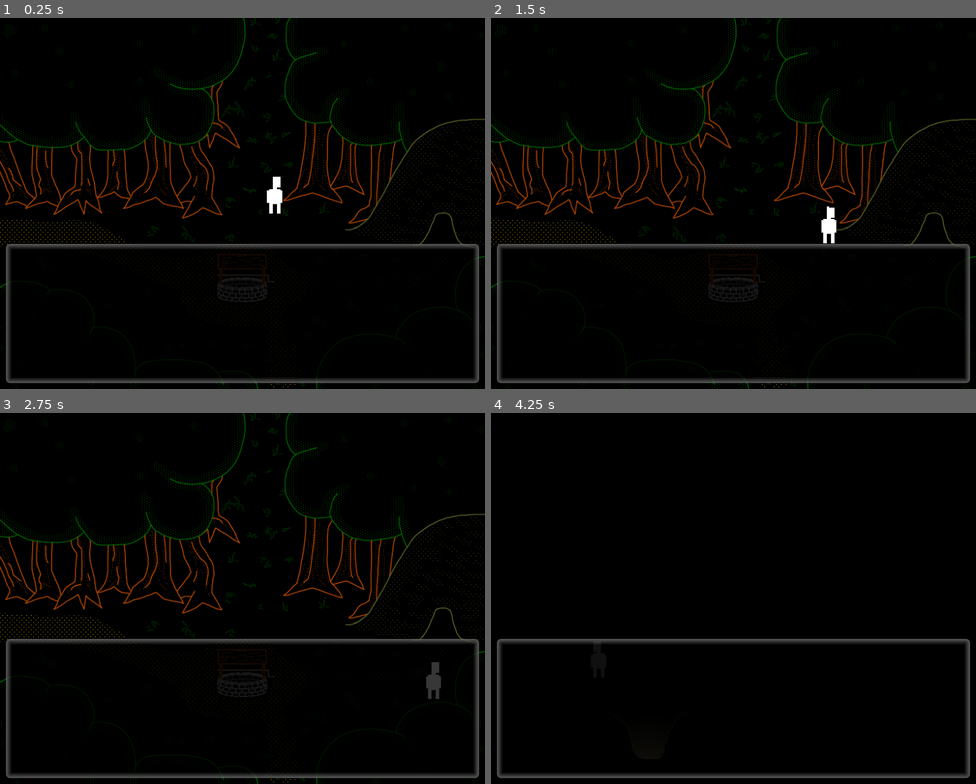
Above: before the commit, frames 1-4 (two rows, left to right).
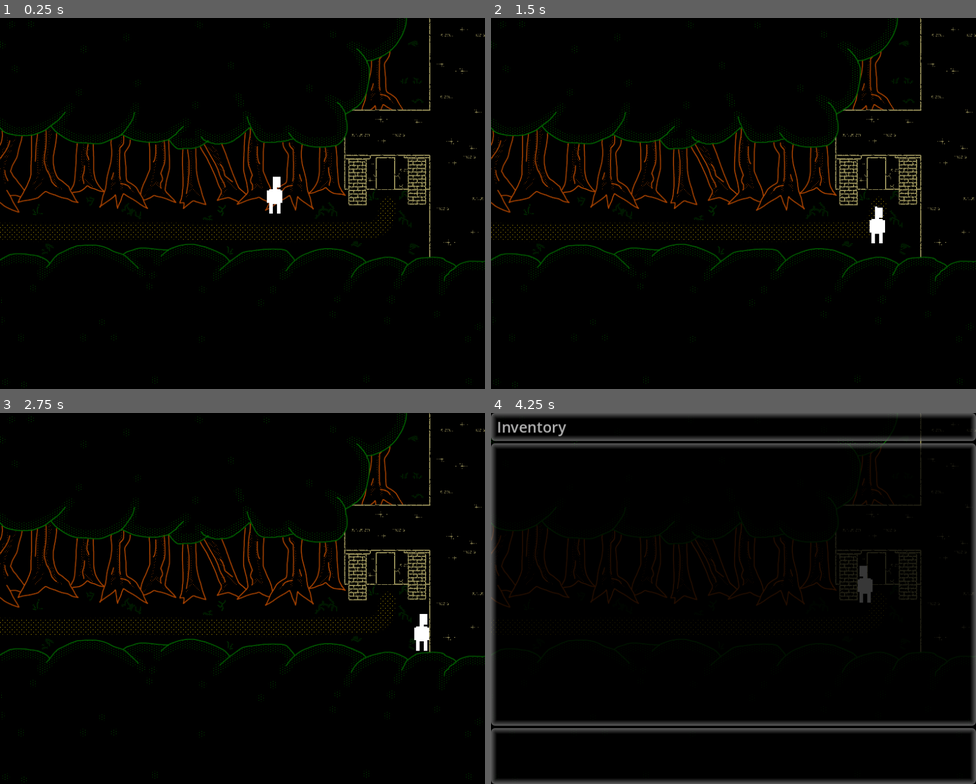
Above: after the commit, the same moments.

Repository: jschnurer/isle-of-lost-souls-godot
Game: Godot game, scene res://src/scenes/world.tscn
Same seed, same stepped clock (60 frames per second), same inputs: the game is played once before the commit and once after it.
Inputs:
- Up to frame 1 (0.25 s): no input
- Up to frame 2 (1.5 s): tap Enter (ui_accept) at 0.5, 0.77, 1.07 s; hold Right (ui_right) 0.53-1.28 s; tap F (interact) at 0.6 s; tap E (investigate) at 0.8, 1.35 s; hold Down (ui_down) from 1.28 s (still down)
- Up to frame 3 (2.75 s): tap Enter (ui_accept) at 1.52, 1.82 s; tap R (take) at 1.55, 2.1 s; release Down (ui_down) at 2.03 s; hold Right (ui_right) from 2.03 s (still down); tap Q (use_item) at 2.3 s
- Up to frame 4 (4.25 s): release Right (ui_right) at 2.78 s; hold Up (ui_up) 2.78-3.53 s; tap Q (use_item) at 2.85 s; tap Enter (ui_accept) at 3.02, 3.05, 3.32 s; hold Left (ui_left) from 3.53 s (still down); hold Enter (ui_accept) from 3.53 s (still down); tap F (interact) at 3.8 s; tap Escape (ui_cancel) at 4.15 s

The runs differ from the first frame. In frame 1, 12% of the frame differs, in the area x 0-100%, y 0-100%; in frame 2, 12%; in frame 3, 12%; in frame 4, 13%.
Error before the commit: Invalid assignment of property or key 'visible' with value of type 'bool' on a base object of type 'null instance'. (res://src/ui/message_box/message_box.gd:16)

Commit message:
added margins. added ruined hall (partial)

Diff:
--- a/project.godot
+++ b/project.godot
@@ -26,7 +26,6 @@
 GameVars="*res://src/game_data/game_vars.gd"
 ItemDb="*res://src/game_data/item_db.gd"
 Inventory="*res://src/game_data/inventory.gd"
-ItemChooser="*res://src/ui/item_chooser/ItemChooser.tscn"
 ActionChooser="*res://src/ui/action_chooser/ActionChooser.tscn"
 ScreenFader="*res://src/ui/screen_fader/ScreenFader.tscn"
 SfxPlayer="*res://src/singletons/sfx_player/SFXPlayer.tscn"
--- a/src/enums/enums.gd
+++ b/src/enums/enums.gd
@@ -11,7 +11,8 @@
 	PLAYER_INFO,
 	TOOK_STONE,
 	DISTRACTED_FISH,
-	TOOK_NAIL
+	TOOK_NAIL,
+	TOOK_RIVER_ROD,
 }
 
 enum EngineEvents {
@@ -253,7 +254,7 @@
 
 	Scenes.RUINS_BUNKER: "res://src/scenes/ruins/",
 	Scenes.RUINS_LAB: "res://src/scenes/ruins/",
-	Scenes.RUINS_HALL: "res://src/scenes/ruins/",
+	Scenes.RUINS_HALL: "res://src/scenes/ruins/ruined_hall/ruined_hall.tscn",
 	Scenes.RUINS_HOUSE: "res://src/scenes/ruins/",
 	Scenes.RUINS_SQUARE_NORTH: "res://src/scenes/ruins/",
 	Scenes.RUINS_SQUARE_SOUTH: "res://src/scenes/ruins/",
--- a/src/events/game_event/base_event.gd
+++ b/src/events/game_event/base_event.gd
@@ -20,7 +20,8 @@
 		take()
 	elif (input_action == Enums.InputAction.USE_ITEM):
 		SignalBus.open_inventory.emit()
-		use_item((await SignalBus.inventory_closed) as Item)
+		var item = await SignalBus.inventory_closed
+		use_item(item as Item)
 	elif (input_action == Enums.InputAction.COLLIDE):
 		collide()
 
--- a/src/player/player.gd
+++ b/src/player/player.gd
@@ -35,7 +35,7 @@
 
 	if (game_event_in_range and event.is_action_pressed("ui_accept")):
 		if (game_event_in_range.use_action_chooser):
-			show_item_chooser()
+			show_action_chooser()
 		else:
 			game_event_in_range.activate(Enums.InputAction.INTERACT)
 	elif (event.is_action_pressed("ui_cancel")):
@@ -151,7 +151,7 @@
 	$PointerArea/CollisionShape2D.disabled = !is_pointer
 	$PointerCollision.disabled = !is_pointer
 
-func show_item_chooser():
+func show_action_chooser():
 	SignalBus.show_action_chooser.emit()
 	var action = await SignalBus.action_chooser_closed
 
--- a/src/scenes/forest/bridge_south/BridgeSouth.tscn
+++ b/src/scenes/forest/bridge_south/BridgeSouth.tscn
@@ -52,7 +52,7 @@
 [node name="BridgeSouth" type="Node2D"]
 
 [node name="SceneBG" parent="." instance=ExtResource("1_thwdb")]
-texture = ExtResource("1_ro3oe")
+texture = ExtResource("3_typln")
 bg_images = Array[Texture2D]([ExtResource("1_ro3oe"), ExtResource("3_typln"), ExtResource("4_rum85")])
 collision_image = ExtResource("5_agcjw")
 bgm_stream = ExtResource("4_rxf6y")
--- a/src/scenes/forest/bridge_south/interactables/river.gd
+++ b/src/scenes/forest/bridge_south/interactables/river.gd
@@ -1,7 +1,16 @@
 extends "res://src/events/game_event/base_event.gd"
 
 func investigate():
-	Utility.show_message(GameScript.get_entry("Forest.Bridge_South.River_Look"))
+	if (GameVars.get_var(Enums.Vars.DISTRACTED_FISH)):
+		Utility.show_message(GameScript.get_entry("Forest.Bridge_South.River_Look_No_Fish"))
+	else:
+		Utility.show_message(GameScript.get_entry("Forest.Bridge_South.River_Look"))
 
 func take():
 	Utility.show_message(GameScript.get_entry("Forest.Bridge_South.River_Take"))
+
+func use_item(item: Item):
+	if (item.slug == Enums.ItemSlugs.FISH_STONE):
+		Utility.show_message(GameScript.get_entry("Forest.Bridge_South.River_Use_Stone"))
+		Inventory.remove_item(Enums.ItemSlugs.FISH_STONE)
+		GameVars.set_var(Enums.Vars.DISTRACTED_FISH, true)
--- a/src/scenes/forest/bridge_south/interactables/rusty_rod.gd
+++ b/src/scenes/forest/bridge_south/interactables/rusty_rod.gd
@@ -1,6 +1,12 @@
 extends "res://src/events/game_event/base_event.gd"
 
 @export var death_sound: AudioStream
+
+func _ready():
+	if (GameVars.get_var(Enums.Vars.TOOK_RIVER_ROD)):
+		queue_free()
+	else:
+		super._ready()
 
 func investigate():
 	Utility.show_message(GameScript.get_entry("Forest.Bridge_South.Rod_Look"))
@@ -34,4 +40,8 @@
 		teleport_args.to_scene = Enums.Scenes.GAME_OVER_FISH
 		SignalBus.transfer_player_to_scene.emit(teleport_args)
 	else:
-		Utility.show_message(GameScript.get_entry("Forest.Bridge_South.Rod_Take_Successful"))
+		$AnimatedSprite2D.queue_free()
+		await Utility.show_message(GameScript.get_entry("Forest.Bridge_South.Rod_Take_Successful"))
+		Inventory.add_item(Enums.ItemSlugs.RUINS_ROD)
+		GameVars.set_var(Enums.Vars.TOOK_RIVER_ROD, true)
+		queue_free()
--- a/src/scenes/forest/ruins_entrance/RuinsEntrance.tscn
+++ b/src/scenes/forest/ruins_entrance/RuinsEntrance.tscn
@@ -1,12 +1,16 @@
-[gd_scene load_steps=6 format=3 uid="uid://2iqbg6ogyeh5"]
+[gd_scene load_steps=8 format=3 uid="uid://2iqbg6ogyeh5"]
 
 [ext_resource type="PackedScene" uid="uid://bvkkaqn8jtrg4" path="res://src/scenes/SceneBG.tscn" id="1_rkbah"]
 [ext_resource type="Texture2D" uid="uid://cst50mrwb4k0x" path="res://art/backgrounds/forest/Ruins Entrance.png" id="2_i4b1o"]
 [ext_resource type="Texture2D" uid="uid://rt614uow50fm" path="res://art/backgrounds/forest/Ruins Entrance Collision.png" id="3_h72qk"]
 [ext_resource type="PackedScene" uid="uid://3htidhrfkm8j" path="res://src/events/teleporter/Teleporter.tscn" id="4_0hl7i"]
+[ext_resource type="AudioStream" uid="uid://dew108n6x52bl" path="res://audio/bgm/birds-isaiah658.ogg" id="4_3x582"]
 
 [sub_resource type="RectangleShape2D" id="RectangleShape2D_hsj37"]
 size = Vector2(20, 200)
+
+[sub_resource type="RectangleShape2D" id="RectangleShape2D_8ljwq"]
+size = Vector2(40, 20)
 
 [node name="RuinsEntrance" type="Node2D"]
 
@@ -14,6 +18,7 @@
 texture = ExtResource("2_i4b1o")
 bg_images = Array[Texture2D]([ExtResource("2_i4b1o")])
 collision_image = ExtResource("3_h72qk")
+bgm_stream = ExtResource("4_3x582")
 
 [node name="ToAbruptTurn" parent="." instance=ExtResource("4_0hl7i")]
 position = Vector2(10, 349)
@@ -22,3 +27,10 @@
 event_area = SubResource("RectangleShape2D_hsj37")
 to_west = true
 preserve_y = true
+
+[node name="ToRuinedHall" parent="." instance=ExtResource("4_0hl7i")]
+position = Vector2(648, 275)
+to_scene = "RUINS_HALL"
+scene_name_valid = true
+event_area = SubResource("RectangleShape2D_8ljwq")
+to_location = Vector2(115, 367)
--- /dev/null
+++ b/src/scenes/ruins/ruined_hall/interactables/altar.gd
@@ -0,0 +1,4 @@
+extends "res://src/events/game_event/base_event.gd"
+
+func investigate():
+	Utility.show_message(GameScript.get_entry("Ruins.Hall.Altar_Look"))
--- /dev/null
+++ b/src/scenes/ruins/ruined_hall/ruined_hall.tscn
@@ -0,0 +1,41 @@
+[gd_scene load_steps=9 format=3 uid="uid://cvjrpv3yqfru1"]
+
+[ext_resource type="PackedScene" uid="uid://bvkkaqn8jtrg4" path="res://src/scenes/SceneBG.tscn" id="1_aneab"]
+[ext_resource type="Texture2D" uid="uid://cxst11l4q2lk7" path="res://art/backgrounds/ruins/Ruined Hall.png" id="2_ry10p"]
+[ext_resource type="Texture2D" uid="uid://4y864h47rh3g" path="res://art/backgrounds/ruins/Ruined Hall Collision.png" id="3_l5c6g"]
+[ext_resource type="PackedScene" uid="uid://3htidhrfkm8j" path="res://src/events/teleporter/Teleporter.tscn" id="4_h4adm"]
+[ext_resource type="Script" path="res://src/scenes/ruins/ruined_hall/interactables/altar.gd" id="5_da778"]
+[ext_resource type="PackedScene" uid="uid://jq86y8xhq3cm" path="res://src/events/game_event/game_event.tscn" id="5_ugdka"]
+
+[sub_resource type="RectangleShape2D" id="RectangleShape2D_gijkd"]
+size = Vector2(40, 20)
+
+[sub_resource type="RectangleShape2D" id="RectangleShape2D_xw81n"]
+size = Vector2(45, 127)
+
+[node name="RuinedHall" type="Node2D"]
+
+[node name="SceneBG" parent="." instance=ExtResource("1_aneab")]
+texture = ExtResource("2_ry10p")
+bg_images = Array[Texture2D]([ExtResource("2_ry10p")])
+collision_image = ExtResource("3_l5c6g")
+
+[node name="ToRuinsEntrance" parent="." instance=ExtResource("4_h4adm")]
+position = Vector2(115, 414)
+to_scene = "FOREST_RUINS_ENTRANCE"
+scene_name_valid = true
+event_area = SubResource("RectangleShape2D_gijkd")
+to_location = Vector2(648, 304)
+
+[node name="Altar" type="Node2D" parent="."]
+position = Vector2(682, 317)
+script = ExtResource("5_da778")
+
+[node name="GameEvent" parent="Altar" instance=ExtResource("5_ugdka")]
+metadata/_edit_lock_ = true
+
+[node name="CollisionShape2D" parent="Altar/GameEvent" index="0"]
+position = Vector2(-0.5, 10.5)
+shape = SubResource("RectangleShape2D_xw81n")
+
+[editable path="Altar/GameEvent"]
--- a/src/singletons/SceneManager.gd
+++ b/src/singletons/SceneManager.gd
@@ -4,13 +4,12 @@
 var screen_edge_padding_y = 30
 var screen_width = 816
 var screen_height = 624
-var current_scene = Enums.Scenes.FOREST_OLD_WELL
+var current_scene = Enums.Scenes.FOREST_RUINS_ENTRANCE
 
 func _ready():
 	SignalBus.connect("transfer_player_to_scene", _on_transfer_player_to_scene)
 	transfer_player_to_scene(current_scene, Vector2(462, 328))
 
-# Callback for when the SignalBus is told to transfer the player.
 func _on_transfer_player_to_scene(args: TeleportArgs):
 	var location = args.to_location
 
@@ -42,7 +41,6 @@
 
 	transfer_player_to_scene(to_scene, location)
 
-# Load a new scene, move the player.
 func transfer_player_to_scene(destination: Enums.Scenes, location: Vector2):
 	var scene = load(Enums.ScenePaths.get(destination))
 	var scene_node = scene.instantiate()
--- a/src/text/game_script.json
+++ b/src/text/game_script.json
@@ -29,7 +29,9 @@
 	  "Bridge_Look": "A mighty stone bridge once spanned the river but has since mostly collapsed. Part of it still juts out from either side of the river.",
 	  "Bridge_Take": "Thinking about carrying this entire bridge away makes your back hurt.",
 	  "River_Look": "The rushing water is a little murky. You can see dark shapes moving around in it.",
+	  "River_Look_No_Fish": "The rushing water is a little murky.",
 	  "River_Take": "Holding an entire river in your hands seems problematic.",
+	  "River_Use_Stone": "You throw the stone into the river. Dark shapes beneath the murky water quickly dart downstream to where the stone splashed.",
 	  "Rod_Look": "A cylindrical, rusty metal rod sticks out of the water about 5 feet from the shore.",
 	  "Rod_Take_Successful": "You wade out into the river and grab the metal rod. You give it a tug but it's caught in the rocks. You work it back and forth until it's free and then make your way back to the bank."
 	},
@@ -52,6 +54,11 @@
 	  "Arden_Interact": "The man turns toward you. \"Oh, hello there! The name's Arden. We haven't seen any new arrivals in a long, long time. Sorry, but I can't talk now, I have to finish mending this fence. You wouldn't happen to have any nails on you, would you?\"",
 	  "Arden_No_Nail": "\"Well that's a shame. If you find any, I'd really appreciate one.\"",
 	  "Arden_Lie_About_Nail": "\"Now listen here, young'un! I've known many a man to carry a nail or few and I've even done it myself. I can tell quite plainly that you don't have any on you. I don't appreciate this kind of tomfoolery!\""
+	}
+  },
+  "Ruins": {
+	"Hall": {
+	  "Altar_Look": "The altar is a large piece of white stone. Engraved on its surface is a large, runic symbol: ᛞ."
 	}
   },
   "Game_Overs": {
--- a/src/text/items.json
+++ b/src/text/items.json
@@ -13,5 +13,10 @@
 		"slug": "FLASHLIGHT",
 		"name": "flashlight",
 		"description": "It's a heavy duty metal flashlight. There's a button on it that toggles it on and off. You'll use it when you need to."
+	},
+	{
+		"slug": "RUINS_ROD",
+		"name": "rusty metal rod",
+		"description": "It's a sturdy metal rod about an inch and a half in diameter. It has a grip at one end. Maybe it's a handle of some kind."
 	}
 ]
--- a/src/ui/dialog/DialogManager.tscn
+++ b/src/ui/dialog/DialogManager.tscn
@@ -71,10 +71,10 @@
 anchor_top = 1.0
 anchor_right = 0.5
 anchor_bottom = 1.0
-offset_left = -9.0
-offset_top = -621.0
-offset_right = 405.0
-offset_bottom = -237.0
+offset_left = -2.0
+offset_top = -614.0
+offset_right = 398.0
+offset_bottom = -254.0
 grow_horizontal = 2
 grow_vertical = 0
 pivot_offset = Vector2(405, 117)
@@ -91,10 +91,12 @@
 theme_override_constants/margin_top = 15
 theme_override_constants/margin_right = 15
 theme_override_constants/margin_bottom = 15
+metadata/_edit_lock_ = true
 
 [node name="GridContainer" type="GridContainer" parent="Topics/MarginContainer"]
 layout_mode = 2
 columns = 2
+metadata/_edit_lock_ = true
 
 [node name="MessageBox" type="Panel" parent="."]
 anchors_preset = 7
@@ -102,9 +104,10 @@
 anchor_top = 1.0
 anchor_right = 0.5
 anchor_bottom = 1.0
-offset_left = -405.0
-offset_top = -234.0
-offset_right = 405.0
+offset_left = -398.0
+offset_top = -244.0
+offset_right = 398.0
+offset_bottom = -10.0
 grow_horizontal = 2
 grow_vertical = 0
 pivot_offset = Vector2(405, 117)
@@ -143,7 +146,7 @@
 autowrap_mode = 2
 
 [node name="Portrait" type="TextureRect" parent="."]
-offset_left = 3.0
-offset_top = 3.0
+offset_left = 10.0
+offset_top = 10.0
 offset_right = 396.0
-offset_bottom = 387.0
+offset_bottom = 370.0
--- a/src/ui/inventory_manager/inventory_manager.gd
+++ b/src/ui/inventory_manager/inventory_manager.gd
@@ -3,8 +3,8 @@
 var is_open = false
 var delay_event_time = 0
 var delay_before_can_choose = .1
-@onready var grid_container = $VBoxContainer/Items/MarginContainer/GridContainer
-@onready var item_description_lbl = $VBoxContainer/Description/MarginContainer/Label
+@onready var grid_container = $MarginContainer/VBoxContainer/Items/MarginContainer/GridContainer
+@onready var item_description_lbl = $MarginContainer/VBoxContainer/Description/MarginContainer/Label
 
 func _ready():
 	hide()
@@ -58,8 +58,8 @@
 		(grid_container.get_child(0) as Button).grab_focus()
 
 func _on_item_chosen(item: Item):
+	toggle(false)
 	SignalBus.inventory_closed.emit(item)
-	toggle(false)
 
 func _on_item_focused(item: Item):
 	item_description_lbl.text = item.description
--- a/src/ui/item_chooser/ItemChooser.tscn
+++ /dev/null
@@ -1,19 +0,0 @@
-[gd_scene load_steps=2 format=3 uid="uid://c1jlpih5p0vye"]
-
-[ext_resource type="Script" path="res://src/ui/item_chooser/item_chooser.gd" id="1_b6kgh"]
-
-[node name="ItemChooser" type="Node2D"]
-script = ExtResource("1_b6kgh")
-
-[node name="ItemList" type="ItemList" parent="."]
-anchors_preset = 8
-anchor_left = 0.5
-anchor_top = 0.5
-anchor_right = 0.5
-anchor_bottom = 0.5
-offset_left = 302.0
-offset_top = 113.0
-offset_right = 552.0
-offset_bottom = 513.0
-grow_horizontal = 2
-grow_vertical = 2
--- a/src/ui/item_chooser/item_chooser.gd
+++ /dev/null
@@ -1,40 +0,0 @@
-extends Node2D
-
-@onready var item_list = $ItemList
-var appearance_time = 0
-var time_before_can_close = .25
-
-func _ready():
-	item_list.visible = false
-	SignalBus.show_item_chooser.connect(_on_show_item_chooser)
-
-func _on_show_item_chooser():
-	var inv_items = Inventory.get_items()
-
-	for item in inv_items:
-		$ItemList.add_item(item.name)
-
-	toggle(true)
-
-func toggle(is_on: bool):
-	if (not is_on):
-		pass
-
-	item_list.visible = is_on
-	if (is_on):
-		Utility.pause()
-	else:
-		Utility.unpause()
-	appearance_time = 0
-
-func _process(delta):
-	if (item_list.visible and appearance_time < time_before_can_close):
-		appearance_time += delta
-
-	if (appearance_time >= time_before_can_close and item_list.visible):
-		if (Input.is_action_just_pressed("ui_accept")
-			or Input.is_action_just_pressed("investigate")
-			or Input.is_action_just_pressed("use_item")
-			or Input.is_action_just_pressed("interact")
-			or Input.is_action_just_pressed("take")):
-			pass
--- a/src/ui/message_box/MessageBox.tscn
+++ b/src/ui/message_box/MessageBox.tscn
@@ -9,7 +9,7 @@
 tracks/0/type = "value"
 tracks/0/imported = false
 tracks/0/enabled = true
-tracks/0/path = NodePath("MarginContainer/Panel:scale")
+tracks/0/path = NodePath("Panel:scale")
 tracks/0/interp = 1
 tracks/0/loop_wrap = true
 tracks/0/keys = {
@@ -21,7 +21,7 @@
 tracks/1/type = "value"
 tracks/1/imported = false
 tracks/1/enabled = true
-tracks/1/path = NodePath("MarginContainer/Panel:modulate:a")
+tracks/1/path = NodePath("Panel:modulate:a")
 tracks/1/interp = 1
 tracks/1/loop_wrap = true
 tracks/1/keys = {
@@ -38,7 +38,7 @@
 tracks/0/type = "value"
 tracks/0/imported = false
 tracks/0/enabled = true
-tracks/0/path = NodePath("MarginContainer/Panel:scale")
+tracks/0/path = NodePath("Panel:scale")
 tracks/0/interp = 1
 tracks/0/loop_wrap = true
 tracks/0/keys = {
@@ -50,7 +50,7 @@
 tracks/1/type = "value"
 tracks/1/imported = false
 tracks/1/enabled = true
-tracks/1/path = NodePath("MarginContainer/Panel:modulate:a")
+tracks/1/path = NodePath("Panel:modulate:a")
 tracks/1/interp = 1
 tracks/1/loop_wrap = true
 tracks/1/keys = {
@@ -81,7 +81,7 @@
 tracks/0/type = "value"
 tracks/0/imported = false
 tracks/0/enabled = true
-tracks/0/path = NodePath("MarginContainer/Panel:scale")
+tracks/0/path = NodePath("Panel:scale")
 tracks/0/interp = 1
 tracks/0/loop_wrap = true
 tracks/0/keys = {
@@ -93,7 +93,7 @@
 tracks/1/type = "value"
 tracks/1/imported = false
 tracks/1/enabled = true
-tracks/1/path = NodePath("MarginContainer/Panel:modulate:a")
+tracks/1/path = NodePath("Panel:modulate:a")
 tracks/1/interp = 1
 tracks/1/loop_wrap = true
 tracks/1/keys = {
@@ -137,20 +137,25 @@
 "": SubResource("AnimationLibrary_qd1fp")
 }
 
-[node name="MarginContainer" type="MarginContainer" parent="."]
-anchors_preset = 15
-anchor_right = 1.0
+[node name="Panel" type="Panel" parent="."]
+custom_minimum_size = Vector2(0, 234)
+anchors_preset = 7
+anchor_left = 0.5
+anchor_top = 1.0
+anchor_right = 0.5
 anchor_bottom = 1.0
+offset_left = -398.0
+offset_top = -244.0
+offset_right = 398.0
+offset_bottom = -10.0
 grow_horizontal = 2
-grow_vertical = 2
+grow_vertical = 0
+scale = Vector2(1e-05, 1e-05)
+pivot_offset = Vector2(418, 117)
+size_flags_vertical = 8
 theme = ExtResource("2_ejo7c")
 
-[node name="Panel" type="Panel" parent="MarginContainer"]
-custom_minimum_size = Vector2(0, 234)
-layout_mode = 2
-size_flags_vertical = 8
-
-[node name="Text" type="Label" parent="MarginContainer/Panel"]
+[node name="Text" type="Label" parent="Panel"]
 layout_mode = 1
 anchors_preset = 12
 anchor_top = 1.0
@@ -165,7 +170,7 @@
 label_settings = ExtResource("3_sem4o")
 autowrap_mode = 2
 
-[node name="OK" type="Label" parent="MarginContainer/Panel"]
+[node name="OK" type="Label" parent="Panel"]
 layout_mode = 1
 anchors_preset = 12
 anchor_top = 1.0
--- a/styles/base_theme.tres
+++ b/styles/base_theme.tres
@@ -35,10 +35,4 @@
 Button/styles/hover = ExtResource("1_x563t")
 Button/styles/normal = SubResource("StyleBoxFlat_hgn2q")
 Button/styles/pressed = ExtResource("1_x563t")
-HBoxContainer/constants/separation = 10
-MarginContainer/constants/margin_bottom = 10
-MarginContainer/constants/margin_left = 10
-MarginContainer/constants/margin_right = 10
-MarginContainer/constants/margin_top = 10
 Panel/styles/panel = SubResource("StyleBoxFlat_pytrn")
-VBoxContainer/constants/separation = 10
Binary file added: art/backgrounds/ruins/Ruined Hall Collision.png
Not shown, added: art/backgrounds/ruins/Ruined Hall Collision.png.import
Binary file added: art/backgrounds/ruins/Ruined Hall.png
Not shown, added: art/backgrounds/ruins/Ruined Hall.png.import
Binary file changed: art/palette.png
Not shown, added: art/backgrounds/ruins/Ruined Hall.pdn
